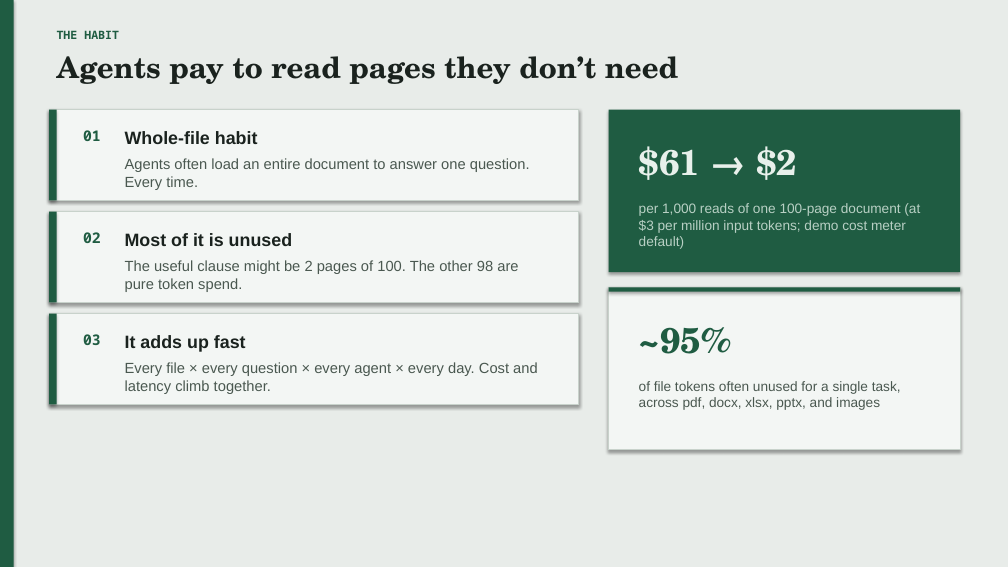
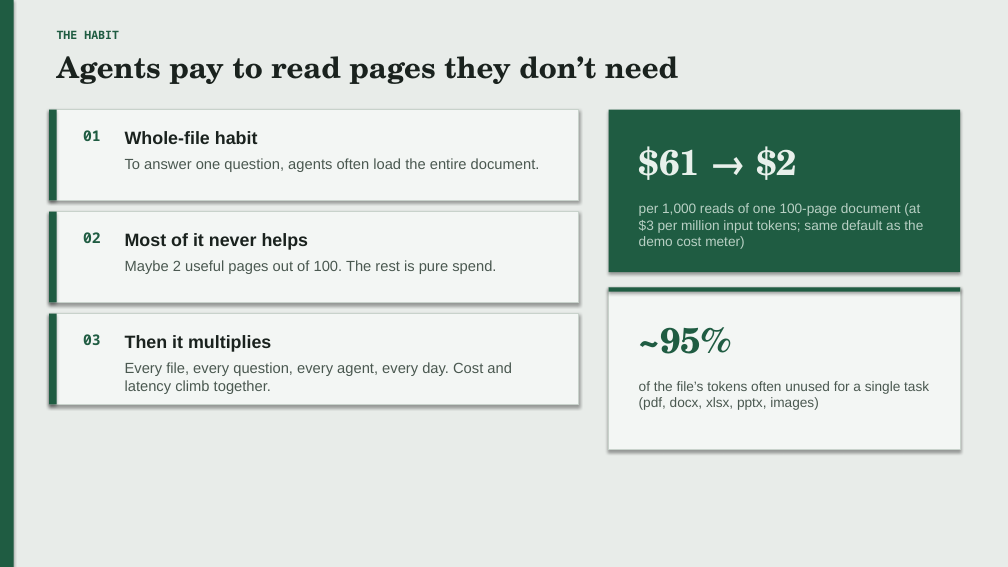
Before and after one commit to shenba1712/context-compiler, a slide deck: slide 2 of pitch/context-compiler-pitch.pptx. Drawn at 1008x567 pixels with LibreOffice and Linux fonts; fonts in the diff are those of the drawing. Boxes give left, top, right and bottom in pixels: in the first picture for what was removed or moved away, otherwise in the second. Text is boxed around its words. In the diff, an @@ line names an element or a change of style, - is before the commit and + after.

```diff
--- a/pitch/context-compiler-pitch.pptx
+++ b/pitch/context-compiler-pitch.pptx
@@ text at bbox=[125, 158, 540, 172]: text changed @@
-Agents often load an entire document to answer one question. Every time.
+To answer one question, agents often load the entire document.
@@ text at bbox=[639, 203, 923, 249]: text changed @@
-per 1,000 reads of one 100-page document (at $3 per million input tokens; demo cost meter default)
+per 1,000 reads of one 100-page document (at $3 per million input tokens; same default as the demo cost meter)
@@ text at bbox=[125, 233, 309, 250]: text changed @@
-Most of it is unused
+Most of it never helps
@@ text at bbox=[125, 260, 496, 274]: text changed @@
-The useful clause might be 2 pages of 100. The other 98 are pure token spend.
+Maybe 2 useful pages out of 100. The rest is pure spend.
@@ text at bbox=[125, 335, 271, 352]: text changed @@
-It adds up fast
+Then it multiplies
@@ text at bbox=[125, 362, 512, 394]: text changed @@
-Every file × every question × every agent × every day. Cost and latency climb together.
+Every file, every question, every agent, every day. Cost and latency climb together.
@@ text at bbox=[639, 381, 929, 410]: text changed @@
-of file tokens often unused for a single task, across pdf, docx, xlsx, pptx, and images
+of the file’s tokens often unused for a single task (pdf, docx, xlsx, pptx, images)
```
Also in this commit, not shown: 5 other slides changed.
